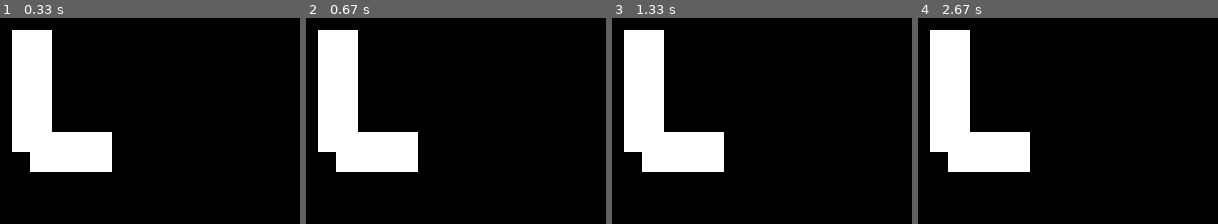
Above: before the commit, frames 1-4 (left to right).
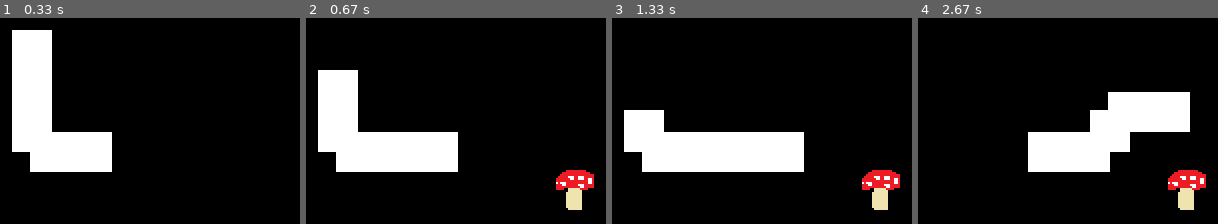
Above: after the commit, the same moments.

Repository: fjasdlfadsjklds/PyGame-snake
Game: pygame game, started from main.py
The game is run twice, just before and just after one commit, with the same random seed, the same clock (stepped at 60 frames per second) and the same inputs.
Inputs:
- Up to frame 1 (0.33 s): no input
- Up to frame 2 (0.67 s): tap Enter at 0.33 s
- Up to frame 3 (1.33 s): hold Right 0.67-1.13 s; hold Up from 1.17 s (still down)
- Up to frame 4 (2.67 s): release Up at 1.77 s; hold Right 1.8-2.57 s; hold Left from 2.6 s (still down)

Frame 1 is identical in both runs. In frame 2, 6.8% of the frame differs, in the area x 4-96%, y 5-94%; in frame 3, 12%; in frame 4, 26%.

Commit message:
Added: controls, mushrooms

Diff:
--- a/main.py
+++ b/main.py
@@ -5,20 +5,35 @@
 def get_absolute_coordinates(x, y, scalefactor):
     return (x * scalefactor, y * scalefactor)
 
+def move_snake(surface,):
+    pass
 
+def update_absolute_positions(snake_positions, scale_factor):
+    snake_absolute_positions = list()
+    for position in snake_positions:
+        snake_absolute_positions.append((position[0] * scale_factor, position[1] * scale_factor))
+    return snake_absolute_positions
+
+def draw_mushroom(screen,scale_factor,x,y):
+    mushroom = pygame.image.load_basic('mushroom.bmp')
+    absolute_x = x*scale_factor-scale_factor/2
+    absolute_y = y*scale_factor-scale_factor/2
+    screen.blit(mushroom, (absolute_x,absolute_y))
+
+# def update_mushroom_rects(mushrooms):
+#
 def main():
     pygame.init()
     (width, height) = (600, 600)
 
     scale_factor = 20
     snake_positions = [(4,6),(4,7),(4,8),(4,9),(5,9),(6,9)]
-    snake_absolute_positions = list()
-    for position in snake_positions:
-        snake_absolute_positions.append((position[0] * scale_factor, position[1] * scale_factor))
-    # snake_length = 5
-
-
+    snake_direction = (1,0)
+    snake_length = 6
     screen = pygame.display.set_mode((width, height))
+    mushrooms = [(10,10)]
+    # mushroom_rects = update_mushroom_rects(mushrooms)
+    snake_absolute_positions = update_absolute_positions(snake_positions, scale_factor)
     pygame.draw.lines(
         screen,
         (255,255,255),
@@ -27,11 +42,42 @@
         scale_factor
     )
     pygame.display.flip()
+    snake_move_event = pygame.USEREVENT + 0
+    pygame.time.set_timer(snake_move_event, 500)
     running = True
     while running:
         for event in pygame.event.get():
             if event.type == pygame.QUIT:
                 running = False
+            if event.type == pygame.KEYDOWN:
+                if event.key == pygame.K_UP:
+                    snake_direction = (0,-1)
+                if event.key == pygame.K_DOWN:
+                    snake_direction = (0,1)
+                if event.key == pygame.K_LEFT:
+                    snake_direction = (-1,0)
+                if event.key == pygame.K_RIGHT:
+                    snake_direction = (1,0)
+            if event.type == snake_move_event:
+                new_snake_x = snake_direction[0] + snake_positions[-1][0]
+                new_snake_y = snake_direction[1] + snake_positions[-1][1]
+                snake_positions.append((new_snake_x,new_snake_y))
+                if snake_length < len(snake_positions):
+                    del snake_positions[0]
+                print(snake_positions)
+                snake_absolute_positions = update_absolute_positions(snake_positions, scale_factor)
+                screen.fill((0,0,0))
+                pygame.draw.lines(
+                    screen,
+                    (255, 255, 255),
+                    False,
+                    snake_absolute_positions,
+                    scale_factor
+                )
+                for mushroom in mushrooms:
+                    draw_mushroom(screen, scale_factor, mushroom[0], mushroom[1])
+                pygame.display.flip()
+
 
 
 if __name__ == "__main__":
Binary file added: mushroom.bmp
